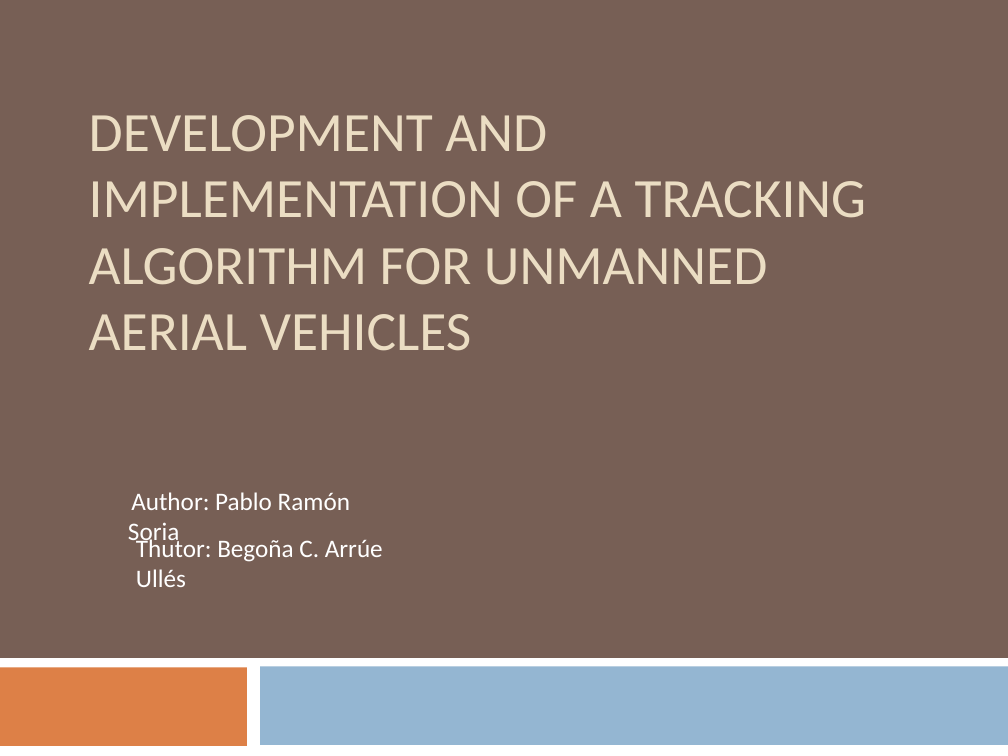
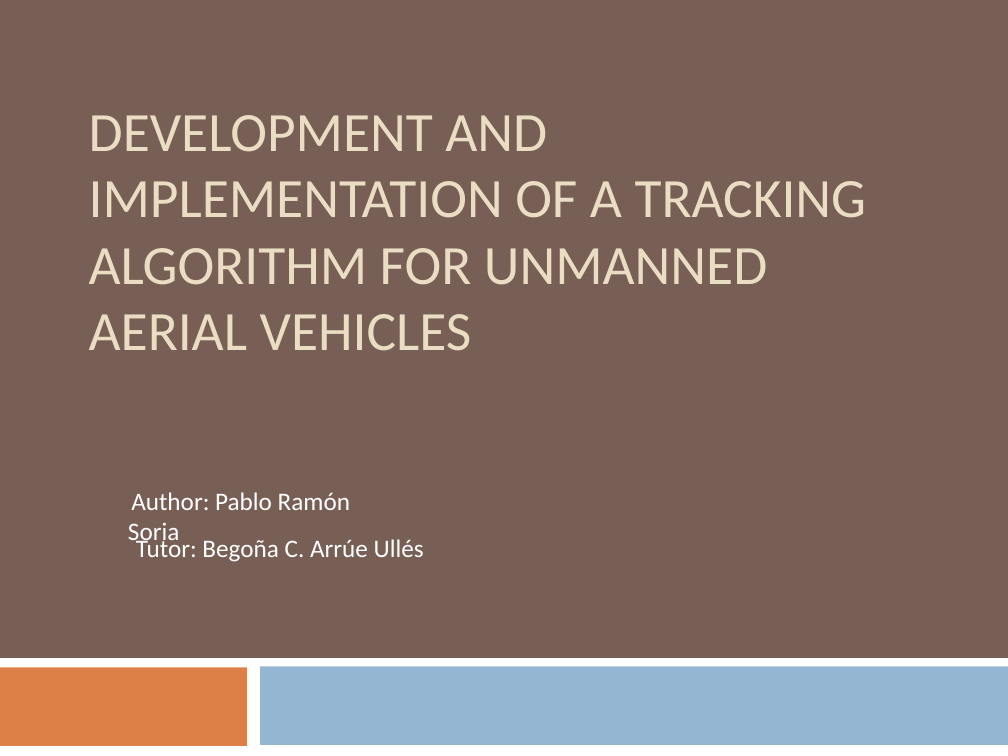
Before and after one commit to Bardo91/PFC, a slide deck: slide 1 of presentation.pptx. Drawn at 1008x756 pixels with LibreOffice and Linux fonts; fonts in the diff are those of the drawing. Boxes give left, top, right and bottom in pixels: in the first picture for what was removed or moved away, otherwise in the second. Text is boxed around its words. In the diff, an @@ line names an element or a change of style, - is before the commit and + after.

```diff
--- a/presentation.pptx
+++ b/presentation.pptx
@@ text at [136, 537, 424, 562]: text changed @@
-Thutor: Begoña C. Arrúe Ullés
+Tutor: Begoña C. Arrúe Ullés
```
Also in this commit, not shown: 2 other slides changed, 3 slides added, 1 slide removed.
